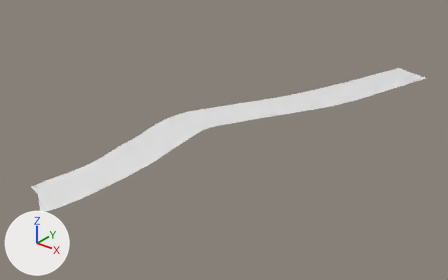
The FBX model assets/Strategy_Kit/Unity/Assets/Vitaria/Models/Arena/Meadow/Arena_Meadow_River.fbx, before and after one commit.
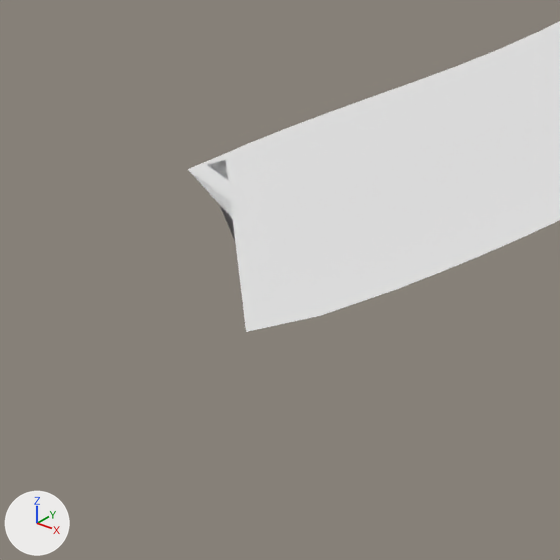
There are two pictures of each version: one whole from a 50 mm lens placed at (46.12, -24.57, 16.64), pointed at (17.84, 10.78, -5.28), one close up on the part from 0% to 20% of the width and 57% to 89% of the height. Lighting does not change. The marker at lower left points along +X, +Y and +Z. The older version's two pictures come first. Where no turn or scale is listed for an object, it has been applied to the vertices.

Objects in the first close-up: 'Arena_Meadow_River.001'.
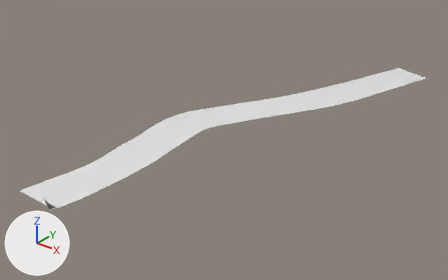
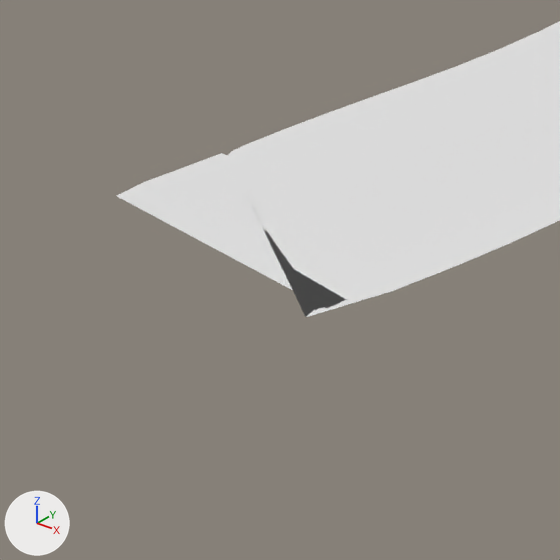
The change in detail:
me_arena_meadow_river_001 is used by ob_arena_meadow_river_001; location (0.0, 0.0, 0.0).
me_arena_meadow_river_001 had 395 vertices, 624 faces and spanned x 13.3..26.2, y -6.3..32.5, z -4.0.
me_arena_meadow_river_001 now has 405 vertices, 640 faces and spans x 13.3..26.2, y -5.8..32.5, z -4.0.
Part 1, on me_arena_meadow_river_001:
1 vertex is removed from x 15.6, y -5.4, z -4.0.
10 faces are deleted.
10 vertices move from x 14.0..17.6, y -6.3..-4.3, z -4.0 to x 14.0..17.6, y -5.8..-4.3, z -4.0.
11 vertices are added at x 13.9..17.3, y -5.6..-5.0, z -4.0.
26 new faces join them.

Location of each change, [x1, y1, x2, y2] in pixels of the close-ups (560 x 560 px):
'Arena_Meadow_River.001', reshaped
    before: [188, 21, 560, 332]
    after: [117, 21, 560, 317]
part 1 of me_arena_meadow_river_001, built on
    before: [219, 144, 435, 315]
    after: [117, 144, 433, 317]
